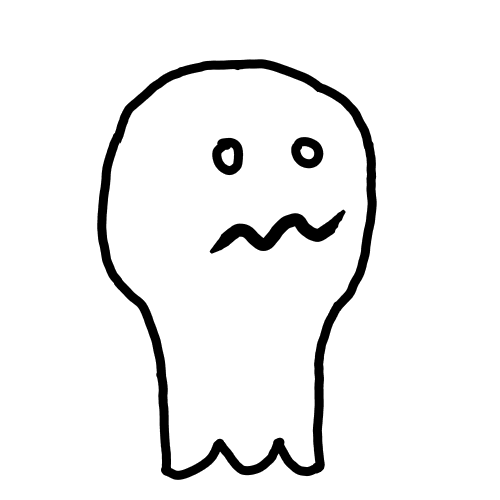
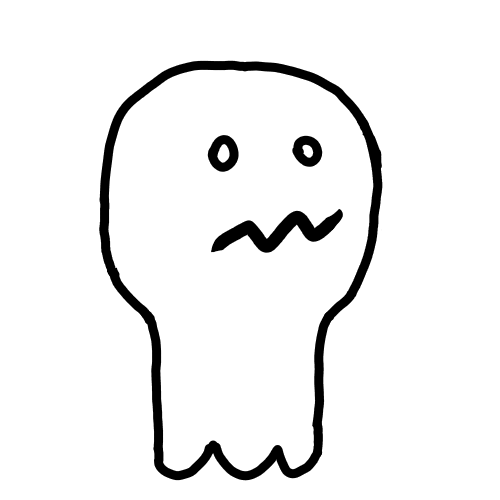
Layer changes from the first 500 × 500 image to the second:
pixels changed over (97, 59, 383, 481) (layer not identified)
